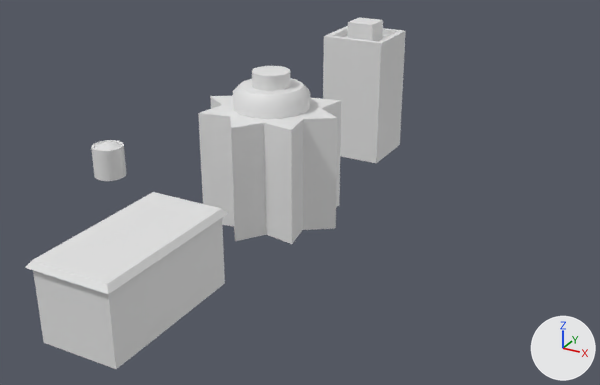
A saved change to the Blender file objects/buildings/buildings.blend.
The view is the same before and after, from a 50 mm camera at (55.5, -92.9, 50.7) aimed at (6.5, -3.7, 6.1). Lighting does not change. The marker at lower right points along +X, +Y and +Z.

Objects in the first picture: 'FuelTank', 'Headquarters', 'House1', 'House2'.
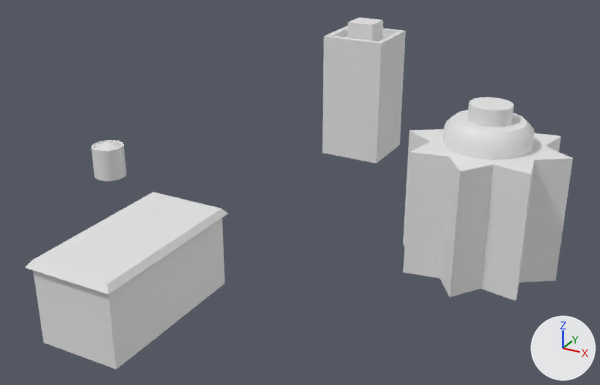
Location of each change, [x1, y1, x2, y2] in pixels of the pictures (600 x 385 px):
'Headquarters', moved
    before: [198, 66, 341, 244]
    after: [403, 97, 573, 301]

The change in detail:
Object 'Headquarters' (ob_headquarters) moves from (0.0, 0.0, 0.0) to (30.0, 0.0, 0.0).
